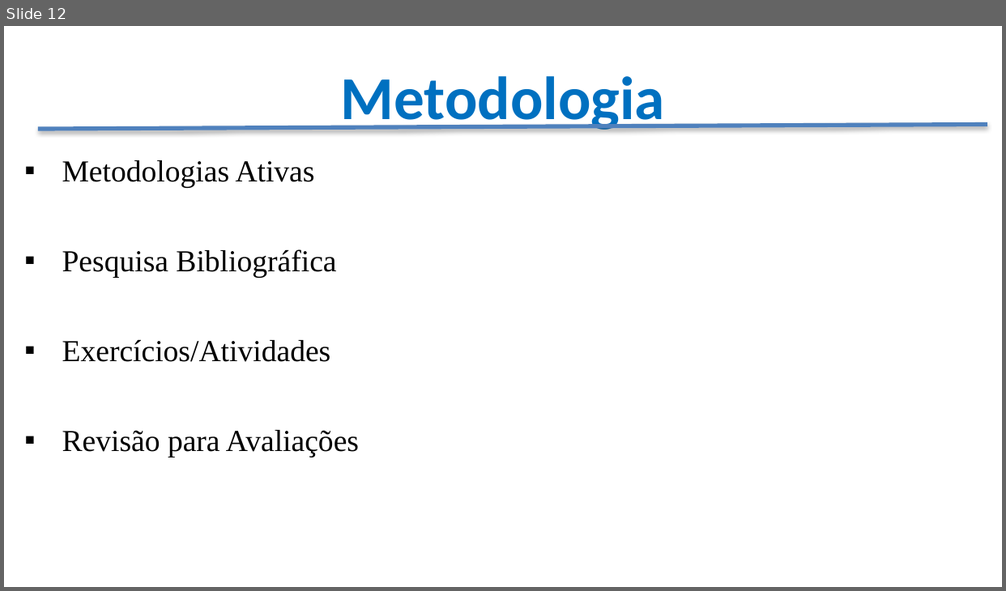
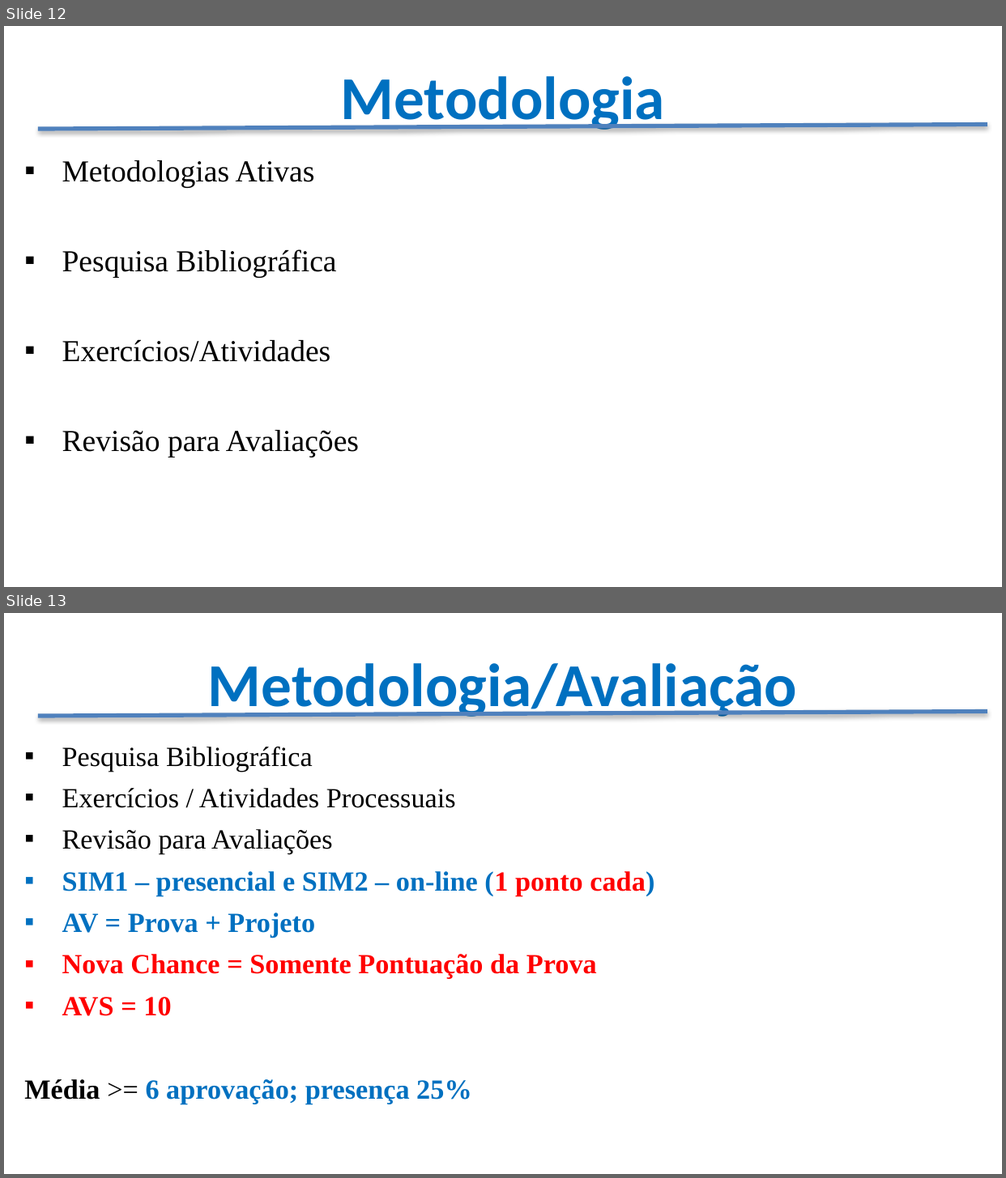
Before and after one commit to CloudEducationBrazil/WydenUniRuyPythonRAD, a slide deck: 01 Classes/Apresentação - Desenvolvimento RAD Python.pptx. Shown one above the other, each under a label of ours: slide 12 before the commit, slides 12 and 13 after it. The pictures are 1006x591 and 1006x1178 pixels, drawn with LibreOffice and Linux fonts; fonts in the diff are those of the drawing; background and template pictures are left out. Boxes give left, top, right and bottom in pixels: in the first picture for what was removed or moved away, otherwise in the second. Text is boxed around its words. In the diff, an @@ line names an element or a change of style, - is before the commit and + after.

```diff
--- a/01 Classes/Apresentação - Desenvolvimento RAD Python.pptx
+++ b/01 Classes/Apresentação - Desenvolvimento RAD Python.pptx
@@ slide 13 added at bbox=[4, 613, 1002, 1174], background picture (left out) @@
@@ title added at bbox=[208, 663, 797, 721], 44 pt, text #0070C0, bold @@
+Metodologia/Avaliação
@@ line added from (38, 716) to (987, 712), #4F81BD 3 pt @@
@@ text added at bbox=[24, 747, 654, 1105], 20 pt, text #000000, bold @@
+▪ Pesquisa Bibliográfica
+▪ Exercícios / Atividades Processuais
+▪ Revisão para Avaliações
+▪ SIM1 – presencial e SIM2 – on-line (1 ponto cada)
+▪ AV = Prova + Projeto
+▪ Nova Chance = Somente Pontuação da Prova
+▪ AVS = 10
+Média >= 6 aprovação; presença 25%
```
Also in this commit, not shown: 2 slides changed, 3 slides removed, 1 other file.
